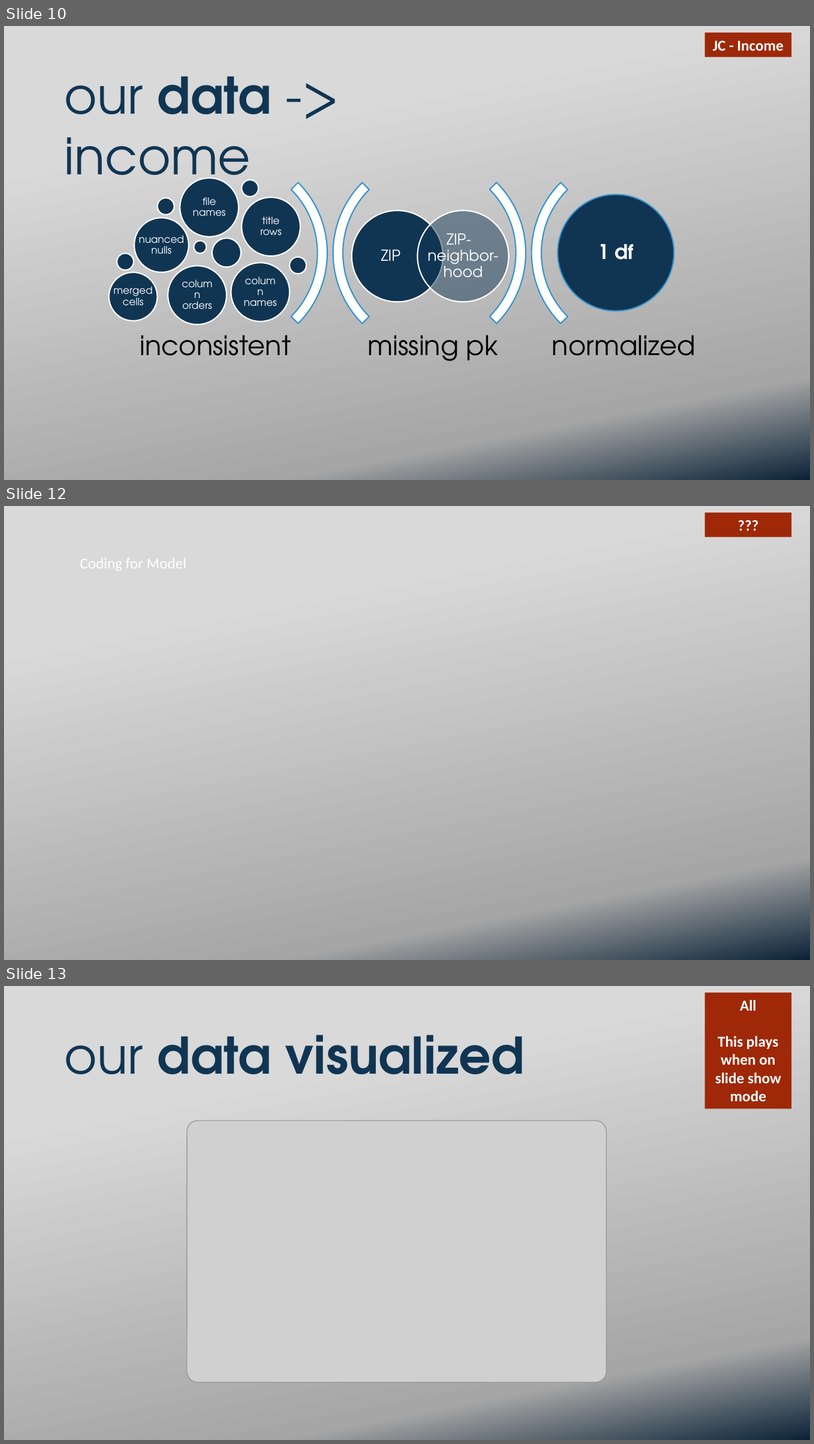
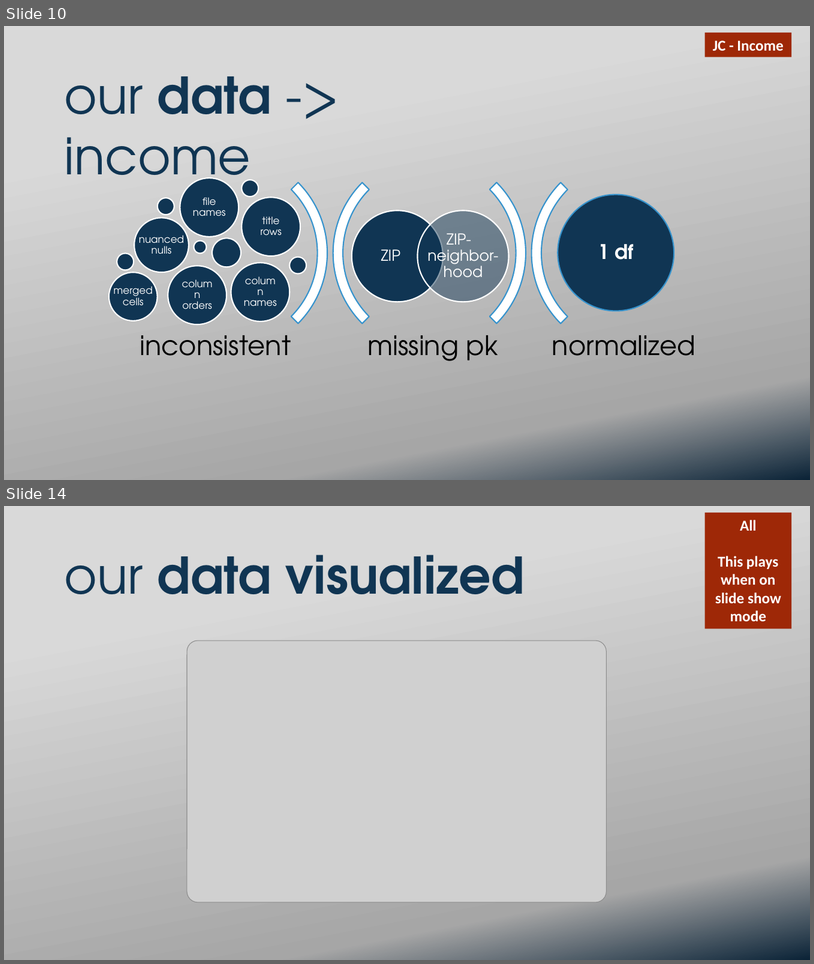
Before and after one commit to ekuo651/NYC-RE-Neighborhood-Trends, a slide deck: Presentation.pptx. Shown one above the other, each under a label of ours: slides 10, 12 and 13 before the commit, slides 10 and 14 after it; the slides between them are not shown. The pictures are 814x1444 and 814x964 pixels, drawn with LibreOffice and Linux fonts; fonts in the diff are those of the drawing; grey boxes stand for pictures; background and template pictures are left out. Boxes give left, top, right and bottom in pixels: in the first picture for what was removed or moved away, otherwise in the second. Text is boxed around its words. In the diff, an @@ line names an element or a change of style, - is before the commit and + after.

```diff
--- a/Presentation.pptx
+++ b/Presentation.pptx
@@ slide 12 removed at bbox=[4, 506, 810, 960], background picture (left out) @@
@@ rectangle removed at bbox=[705, 513, 792, 537] @@
-???
@@ text removed at bbox=[80, 555, 186, 573] @@
-Coding for Model
@@ what was slide 13 is now slide 14 @@
```
Also in this commit, not shown: 1 slide changed, 4 slides added, 2 other slides removed.
